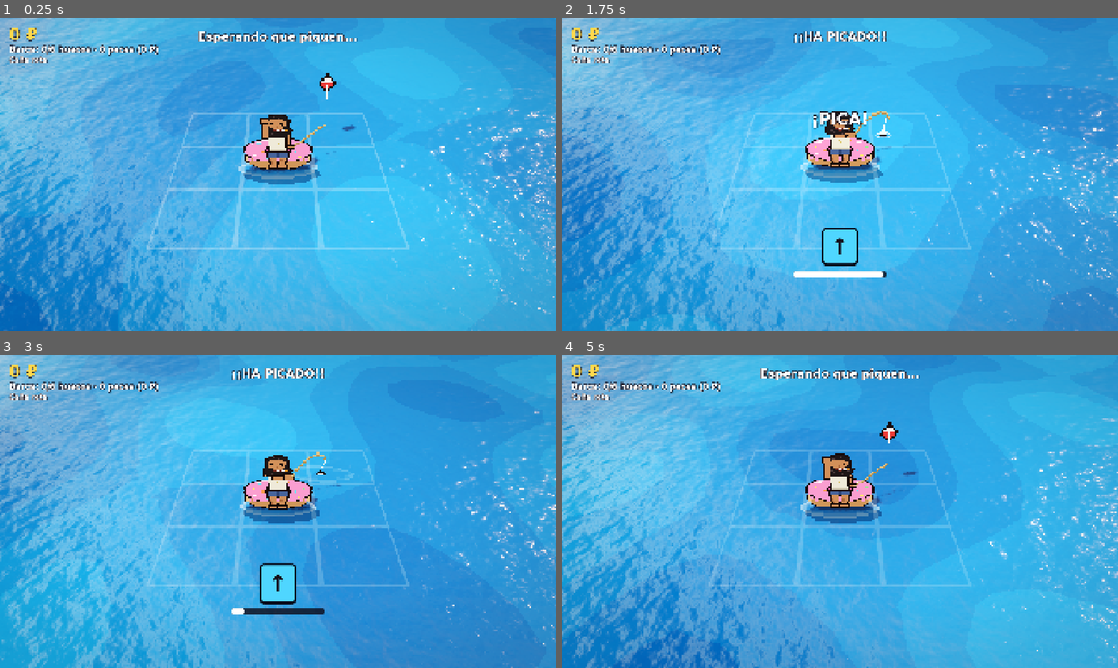
Above: before the commit, frames 1-4 (two rows, left to right).
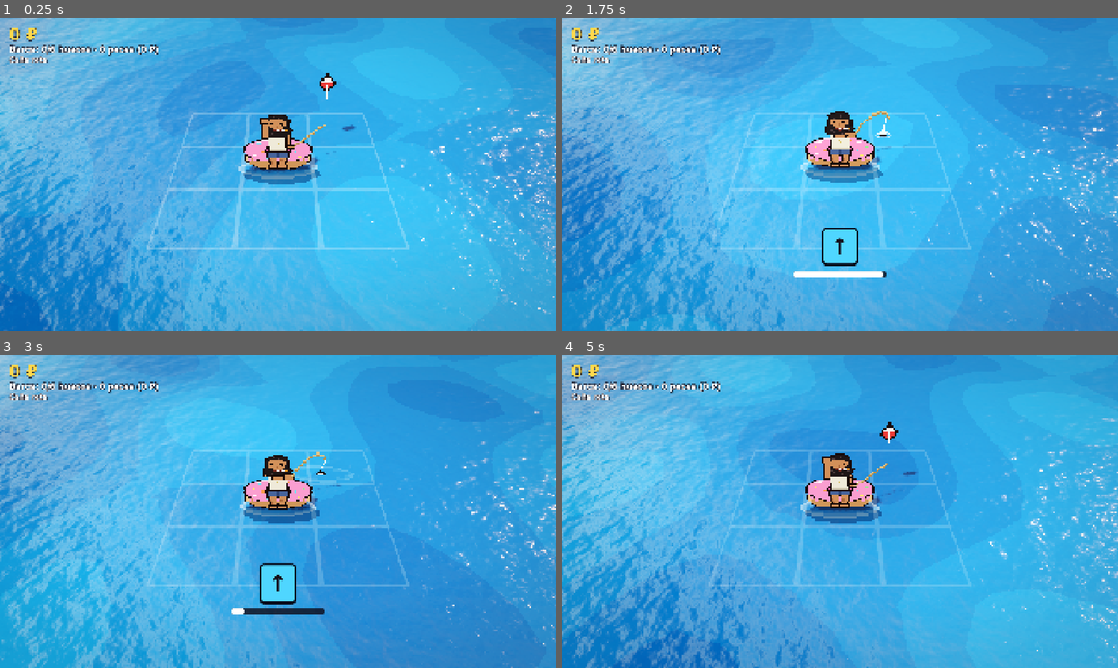
Above: after the commit, the same moments.

Repository: xNeku/FIshin
Game: Godot game, scene res://scenes/main.tscn
The game is run twice, just before and just after one commit, with the same random seed, the same clock (stepped at 60 frames per second) and the same inputs.
Inputs:
- Up to frame 1 (0.25 s): no input
- Up to frame 2 (1.75 s): hold W (mover_arriba) 0.53-1.28 s; hold Q (cambiar_modo) 0.53-1.28 s; hold S (mover_abajo) from 1.28 s (still down); tap E (interactuar) at 1.35 s
- Up to frame 3 (3 s): release S (mover_abajo) at 2.03 s; hold W (mover_arriba) from 2.03 s (still down); tap D (mover_der) at 2.1 s; tap Q (cambiar_modo) at 2.85 s
- Up to frame 4 (5 s): release W (mover_arriba) at 3.53 s; hold E (interactuar) 3.53-4.28 s; hold A (mover_izq) from 3.53 s (still down); tap D (mover_der) at 4.35 s

The runs differ from the first frame. In frame 1, 0.6% of the frame differs, in the area x 35-65%, y 4-8%; in frame 2, 0.7%, in the area x 41-59%, y 4-36%; in frame 3, 0.4%; in frame 4, 0.6%.

Commit message:
Fuera las frases del HUD (llegadas, picada, calidad, estado de arriba); fallo y escape con una X roja
Co-Authored-By: Claude Opus 5.5 <noreply@anthropic.com>
Claude-Session: https://claude.ai/code/session_019rcxv2gkMTX1eHoDeqRmkz

Diff:
--- a/scenes/ui/hud.tscn
+++ b/scenes/ui/hud.tscn
@@ -3,6 +3,7 @@
 [ext_resource type="Script" path="res://scripts/ui/hud.gd" id="1_script"]
 [ext_resource type="Shader" path="res://shaders/efecto_pantalla.gdshader" id="2_efecto"]
 [ext_resource type="PackedScene" path="res://scenes/ui/popup_texto.tscn" id="3_popup"]
+[ext_resource type="PackedScene" path="res://scenes/ui/popup_icono.tscn" id="3_popup_x"]
 
 [sub_resource type="ShaderMaterial" id="mat_efecto"]
 shader = ExtResource("2_efecto")
@@ -57,6 +58,7 @@
 [node name="HUD" type="CanvasLayer"]
 script = ExtResource("1_script")
 escena_popup = ExtResource("3_popup")
+escena_x = ExtResource("3_popup_x")
 
 [node name="EfectoPantalla" type="ColorRect" parent="."]
 material = SubResource("mat_efecto")
--- /dev/null
+++ b/scenes/ui/popup_icono.tscn
@@ -0,0 +1,14 @@
+[gd_scene format=3]
+
+[ext_resource type="Script" path="res://scripts/ui/popup_icono.gd" id="1_script"]
+[ext_resource type="Texture2D" path="res://art/ui/x_roja.png" id="2_x"]
+
+[node name="PopupX" type="TextureRect"]
+texture_filter = 1
+offset_right = 96.0
+offset_bottom = 96.0
+mouse_filter = 2
+texture = ExtResource("2_x")
+expand_mode = 1
+stretch_mode = 5
+script = ExtResource("1_script")
--- a/scripts/ui/hud.gd
+++ b/scripts/ui/hud.gd
@@ -8,6 +8,9 @@
 @export var jugador: Node
 @export var comercio: Node
 @export var escena_popup: PackedScene
+## La X roja de fallo o escape (popup_icono.tscn).
+@export var escena_x: PackedScene
+@export var escala_x: float = 1.0
 @export var velocidad_contador: float = 6.0
 ## Cuánto salta de sitio el botón al tope de intensidad (píxeles).
 @export var salto_prompt_maximo: float = 220.0
@@ -62,6 +65,7 @@
 var _destello: float = 0.0
 var _pos_prompt: Vector2
 var _mat: ShaderMaterial
+var _ultima_x: int = -1000
 
 
 func _ready() -> void:
@@ -71,6 +75,7 @@
 	prompt.visible = false
 	resultado.visible = false
 	combo.visible = false
+	estado.visible = false
 	if pesca:
 		pesca.estado_cambiado.connect(_on_estado)
 		pesca.pez_pica.connect(_on_pica)
@@ -85,19 +90,10 @@
 		pesca.bloqueo_barca_llena.connect(_on_bloqueo_barca_llena)
 		pesca.intensidad_cambiada.connect(func(i: float) -> void: _intensidad_objetivo = i)
 		_on_estado(pesca.estado)
-	if mundo:
-		mundo.aparicion_llegada.connect(func(a: AparicionData) -> void:
-			var t: String = a.texto_llegada if a.texto_llegada != "" else "¡Ha llegado %s!" % a.nombre
-			_popup(t, color_perfecto, Vector2(0.5, 0.22), 2.0))
 	if comercio:
 		comercio.venta_terminada.connect(_on_vendido)
 	if celebracion:
-		celebracion.empezada.connect(func(pez: PezData) -> void:
-			estado.text = "¡%s!" % pez.nombre.to_upper()
-			combo.visible = false
-			_popup("¡%s!" % pez.nombre.to_upper(), colores_rareza[pez.rareza], Vector2(0.5, 0.18), 2.0))
-	if barco:
-		barco.llegado.connect(func() -> void: _popup("¡Ha llegado un comerciante!", colores_rareza[1], Vector2(0.5, 0.3), 0.8))
+		celebracion.empezada.connect(func(_pez: PezData) -> void: combo.visible = false)
 
 
 func _process(delta: float) -> void:
@@ -119,7 +115,6 @@
 	ayuda_modo.visible = texto_modo != ""
 	ayuda_modo.text = texto_modo
 	if Juego.en_movimiento:
-		estado.text = "Explorando"
 		resultado.visible = false
 
 	var p: Pesca.Paso = pesca.paso_actual() if pesca else null
@@ -136,7 +131,6 @@
 func _on_estado(e: Pesca.Estado) -> void:
 	match e:
 		Pesca.Estado.ESPERANDO:
-			estado.text = "Esperando que piquen..."
 			prompt.visible = false
 			combo.visible = false
 		Pesca.Estado.PASO:
@@ -146,10 +140,8 @@
 
 
 func _on_pica(_pez: PezData) -> void:
-	estado.text = "¡¡HA PICADO!!"
 	resultado.visible = false
 	_destello = destello_picada
-	_popup("¡PICA!", Color.WHITE, Vector2(0.5, 0.35), 1.0)
 
 
 func _on_paso(p: Pesca.Paso, _i: int) -> void:
@@ -202,7 +194,7 @@
 	return texto
 
 func _on_fallo() -> void:
-	_popup_en("¡FALLO!", color_fallo, prompt.position + teclas.position + teclas.size * 0.5, 1.0)
+	_equis(prompt.position + teclas.position + teclas.size * 0.5)
 
 
 func _on_machacar_progreso(golpes: int, _necesarios: int) -> void:
@@ -211,44 +203,32 @@
 
 
 func _on_machacar_fallido(escapa: bool) -> void:
-	_popup("¡Se suelta!" if escapa else "Pierde fuerza...", color_fallo, Vector2(0.5, 0.45), 1.0)
+	_equis(popups.size * Vector2(0.5, 0.45), 1.0 if escapa else 0.7)
 
 
 func _on_capturado(c: Dictionary, pez: PezData) -> void:
 	var col: Color = colores_rareza[pez.rareza]
-	if not (celebracion and celebracion.celebrando):
-		estado.text = "¡Capturado!"
 	resultado.visible = true
 	icono.texture = pez.icono
 	nombre.text = "%s  ·  %s" % [pez.nombre, NOMBRES_RAREZA[pez.rareza]]
 	nombre.modulate = col
 	detalle.text = "%s  ·  %s  ·  %s" % [Formato.calidad(c.calidad, c.perfecto), Formato.peso(c.peso), Formato.dinero(c.valor)]
 	_destello = destello_perfecto if c.perfecto else destello_captura
-	if c.perfecto:
-		_popup("¡¡PERFECTO!!", color_perfecto, Vector2(0.5, 0.4), 1.5)
-	else:
-		_popup(Formato.calidad(c.calidad, false), col, Vector2(0.5, 0.4), 1.0)
 
 
 func _on_escapado(pez: PezData) -> void:
-	estado.text = "Se ha escapado..."
-	if pez.rareza >= PezData.Rareza.RARO:
-		_popup("Era un %s..." % pez.nombre, colores_rareza[pez.rareza], Vector2(0.5, 0.4), 1.2)
-	else:
-		_popup("Se escapó", color_fallo, Vector2(0.5, 0.4), 1.0)
-
-
-func _on_barca_llena(pez: PezData) -> void:
-	estado.text = "¡Barca llena!"
-	_popup("Sin hueco: sueltas el %s" % pez.nombre, color_fallo, Vector2(0.5, 0.4), 1.1)
+	_equis(popups.size * Vector2(0.5, 0.4), 1.4 if pez.rareza >= PezData.Rareza.RARO else 1.0)
+
+
+func _on_barca_llena(_pez: PezData) -> void:
+	_equis(popups.size * Vector2(0.5, 0.4))
 
 
 func _on_bloqueo_barca_llena(llena: bool) -> void:
+	# Único texto arriba: avisa de que hay que vender para seguir pescando.
+	estado.visible = llena
 	if llena:
 		estado.text = "¡Barca llena! Ve a vender"
-		_popup("¡Barca llena! Ve a vender", color_fallo, Vector2(0.5, 0.35), 1.2)
-	else:
-		estado.text = "Esperando que piquen..."
 
 
 ## Texto rápido en pantalla (trucos, avisos).
@@ -258,6 +238,17 @@
 
 func _on_vendido(total: float) -> void:
 	_popup_en("+" + Formato.dinero(total), color_perfecto, rublos.global_position + Vector2(rublos.size.x * 0.5, 80), 1.4)
+
+
+func _equis(centro: Vector2, escala: float = 1.0) -> void:
+	# Un fallo que hace escapar al pez lanza dos avisos seguidos: solo se ve una X.
+	var ahora: int = Time.get_ticks_msec()
+	if escena_x == null or ahora - _ultima_x < 300:
+		return
+	_ultima_x = ahora
+	var x: Node = escena_x.instantiate()
+	popups.add_child(x)
+	x.mostrar(centro, escala * escala_x)
 
 
 ## Popup en coordenadas relativas de pantalla (0..1).
--- /dev/null
+++ b/scripts/ui/popup_icono.gd
@@ -0,0 +1,18 @@
+extends TextureRect
+## Icono que salta, tiembla y se desvanece (la X roja de fallo). Se instancia desde popup_icono.tscn.
+
+@export var duracion: float = 0.7
+@export var escala_inicial: float = 1.8
+@export var temblor: float = 10.0
+
+
+func mostrar(centro: Vector2, escala: float = 1.0) -> void:
+	position = centro - size * 0.5
+	pivot_offset = size * 0.5
+	scale = Vector2.ONE * escala_inicial * escala
+	var x0: float = position.x
+	var tw := create_tween().set_parallel(true)
+	tw.tween_property(self, "scale", Vector2.ONE * escala, 0.15).set_trans(Tween.TRANS_BACK).set_ease(Tween.EASE_OUT)
+	tw.tween_method(func(k: float) -> void: position.x = x0 + sin(k * 40.0) * temblor * (1.0 - k), 0.0, 1.0, duracion * 0.5)
+	tw.tween_property(self, "modulate:a", 0.0, duracion * 0.4).set_delay(duracion * 0.6)
+	tw.chain().tween_callback(queue_free)
Binary file added: art/ui/x_roja.png
Not shown, added: art/ui/x_roja.png.import
Not shown, added: scripts/ui/popup_icono.gd.uid
Not shown, changed: docs/ESTADO.md
Not shown, changed: docs/GDD.md
